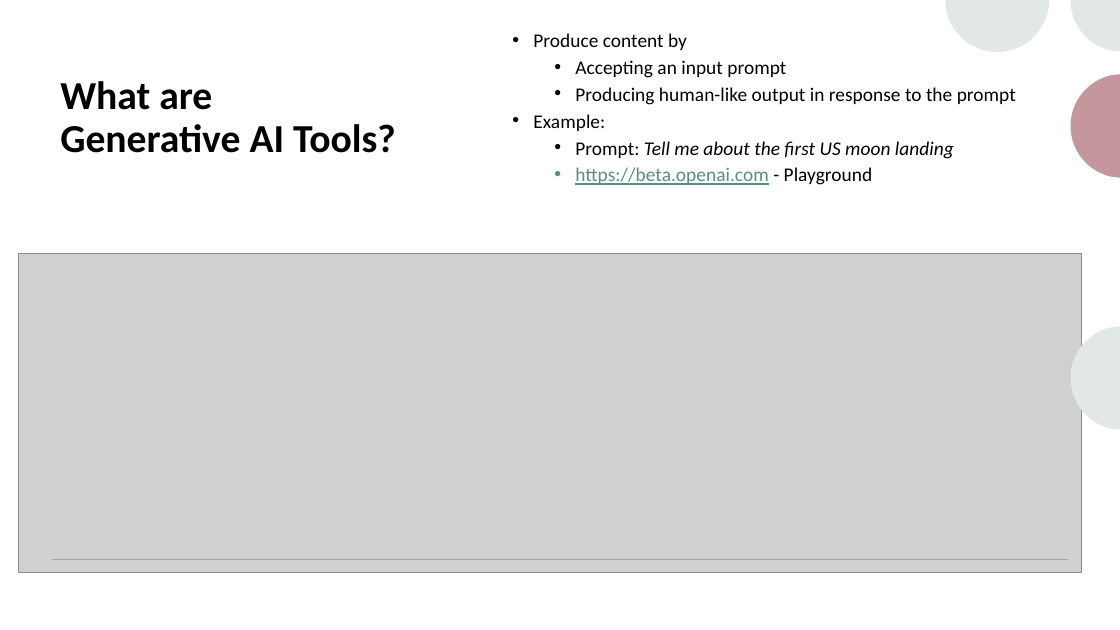
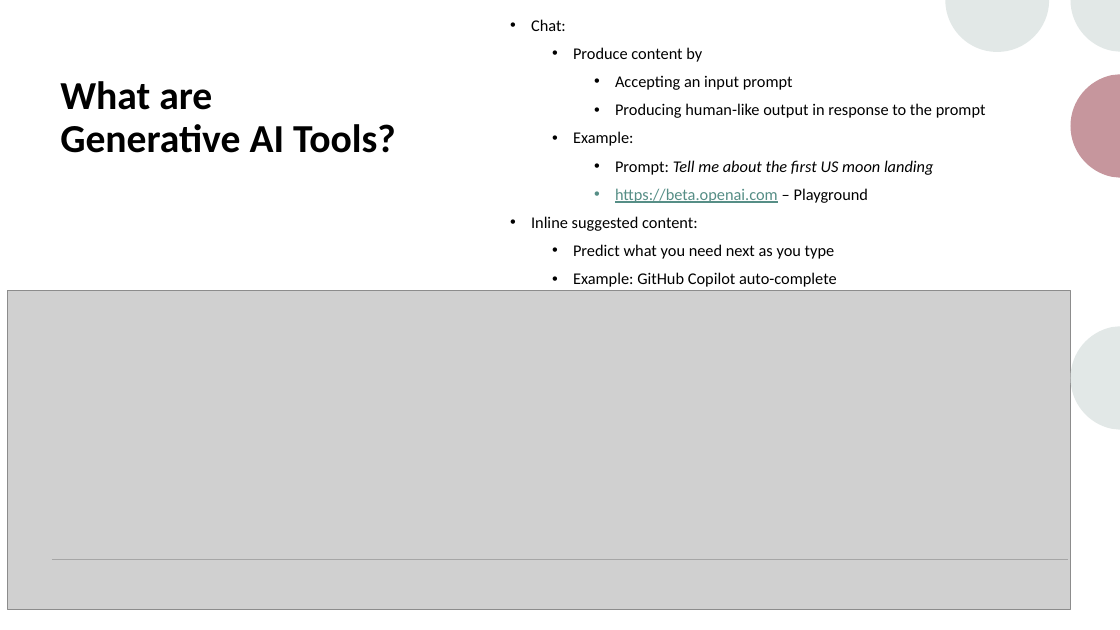
Before and after one commit to maherou/Teaching, a slide deck: slide 2 of files/CS373/GenerativeAITools/GenerativeAITools.pptx. Drawn at 1120x630 pixels with LibreOffice and Linux fonts; fonts in the diff are those of the drawing; grey boxes stand for pictures. Boxes give left, top, right and bottom in pixels: in the first picture for what was removed or moved away, otherwise in the second. Text is boxed around its words. In the diff, an @@ line names an element or a change of style, - is before the commit and + after.

Commit message:
Update GenerativeAI slides

```diff
--- a/files/CS373/GenerativeAITools/GenerativeAITools.pptx
+++ b/files/CS373/GenerativeAITools/GenerativeAITools.pptx
@@ text "Chat:": place and size @@
-text "Chat:" at (533, 33, 1016, 185)
+text "Chat:" at (531, 19, 986, 287)
@@ text at (531, 19, 566, 31): paragraph added @@
+• Chat:
@@ text at (573, 47, 986, 175): size 16.6 to 14 pt in "Produce content by", "Accepting an input prompt", "Producing human-like output in response to the ...", "Example:" and 1 more places; list level 1 to 2 in "Produce content by"; line spacing 0.7 to 0.9; list level 2 to 3 in "Accepting an input prompt"; list level 2 to 3 in "Producing human-like output in response ..."; list level 1 to 2 in "Example:"; list level 2 to 3 in "Prompt: Tell me about the ..." @@
@@ text at (531, 188, 868, 287): text changed; size 16.6 to 14 pt; text colour #568E86 to #000000 @@
-  • https://beta.openai.com - Playground
+    • https://beta.openai.com – Playground
+• Inline suggested content:
+  • Predict what you need next as you type
+  • Example: GitHub Copilot auto-complete
@@ picture: place and size @@
-picture at (18, 254, 1082, 573)
+picture at (8, 291, 1071, 610)
```
Also in this commit, not shown: 2 other slides changed, 1 other file.
